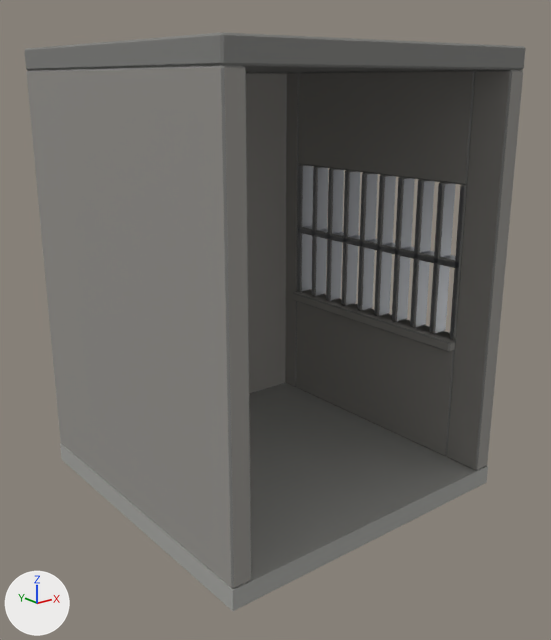
Renders of the FBX model unity/HorrorGame/Assets/Models/MapKit/ObservationPost_BarredWindow.fbx from each side of a commit.
Both versions are drawn from a 50 mm lens placed at (-2.24, -3.22, 2.93), pointed at (1.24, 1.13, 1.19). Arrows for +X, +Y and +Z are at lower left; the lights stay in place. The older version comes first. Vertices at exactly the same position are counted once.

The older version as bpy lines, for what is in view:
```python
mat_ceiling_structure = principled_material('Ceiling_Structure')
mat_ceiling_structure.base_color = (0.21, 0.21, 0.2)  # grey #7e7e7c
mat_ceiling_structure.roughness = 0.9
mat_wall_structure = principled_material('Wall_Structure')
mat_wall_structure.base_color = (0.29, 0.28, 0.26)  # grey #93908b
mat_wall_structure.roughness = 0.86
me_cube_001 = bpy.data.meshes.new('Cube.001')
me_cube_001.from_pydata(...)  # 450 vertices, 844 faces; spans x 0.0..2.5, y 0.0..2.5, z -0.15..3.15
# faces by material slot: [616, 84, 132, 12]
me_cube_001.materials.append(mat_ceiling_structure)  # grey #7e7e7c
me_cube_001.materials.append(mat_wall_structure)  # grey #93908b
me_cube_001.materials.append(mat_trim_steel)  # grey #9ea0a4
me_cube_001.materials.append(mat_floor_concrete)  # grey #a4a4a0
ob_observationpost_barredwindow = bpy.data.objects.new('ObservationPost_BarredWindow', me_cube_001)
ob_observationpost_barredwindow.location = (0.0, 0.0, 0.0)
```
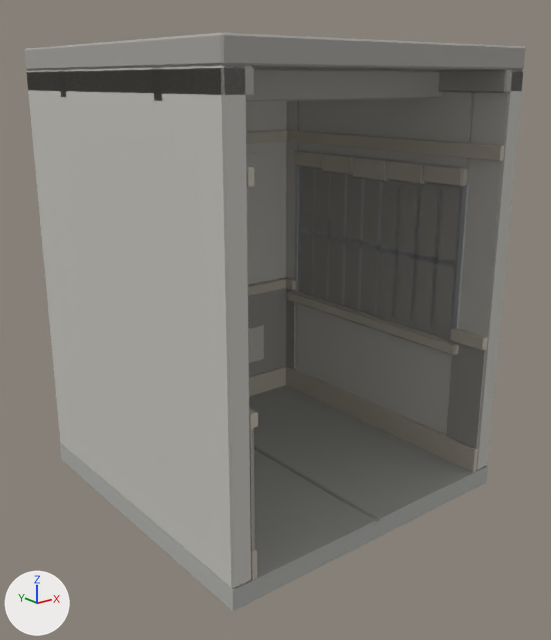
Patch to the scene script:
```diff
--- a/unity/HorrorGame/Assets/Models/MapKit/ObservationPost_BarredWindow.fbx.py
+++ b/unity/HorrorGame/Assets/Models/MapKit/ObservationPost_BarredWindow.fbx.py
@@ mat_ceiling_structure @@
 mat_ceiling_structure = principled_material('Ceiling_Structure')
-mat_ceiling_structure.base_color = (0.21, 0.21, 0.2)  # grey #7e7e7c
+mat_ceiling_structure.base_color = (0.38, 0.37, 0.35)  # grey #a6a4a0
 mat_ceiling_structure.roughness = 0.9
@@ mat_wall_structure @@
 mat_wall_structure = principled_material('Wall_Structure')
-mat_wall_structure.base_color = (0.29, 0.28, 0.26)  # grey #93908b
+mat_wall_structure.base_color = (0.55, 0.54, 0.5)  # light grey #c4c2bc
 mat_wall_structure.roughness = 0.86
@@ me_cube_001 @@
-me_cube_001.from_pydata(...)  # 450 vertices, 844 faces; spans x 0.0..2.5, y 0.0..2.5, z -0.15..3.15
+me_cube_001.from_pydata(...)  # 1249 vertices, 2292 faces; spans x 0.0..2.5, y 0.0..2.5, z -0.15..3.15
+# me_cube_001 part 1: the loose piece of 24 vertices spanning x 2.35..2.5, y 0.3..2.2, z 1.57..1.63 is scaled about its middle by (1.56, 1.06, 1.64), then moved by (-0.04, 0.0, -0.65)
+# me_cube_001 part 2: the loose piece of 24 vertices spanning x 2.35..2.5, y 0.3..2.2, z 2.2..3.0 is copied, and the copy is scaled about its middle by (1.37, 0.193, 0.203), then moved by (-0.02, 0.0, -0.36); it spans x 2.3..2.5, y 1.06..1.44, z 2.16..2.33
+# me_cube_001 part 3: the loose piece of 24 vertices spanning x 2.35..2.5, y 0.3..2.2, z 2.2..3.0 is copied, and the copy is scaled about its middle by (0.274, 1.32, 0.121), then moved by (-2.25, 0.0, -0.15), in mat_trim_painted (grey #bcb5a8); it spans x 0.15..0.19, y 0.0..2.5, z 2.4..2.5
+# me_cube_001 part 4: the loose piece of 24 vertices spanning x 2.35..2.5, y 0.3..2.2, z 2.2..3.0 is copied, and the copy is scaled about its middle by (0.274, 1.32, 0.121), then moved by (-0.1, 0.0, -0.15), in mat_trim_painted (grey #bcb5a8); it spans x 2.31..2.35, y 0.0..2.5, z 2.4..2.5
+# me_cube_001 part 5: the loose piece of 24 vertices spanning x 2.35..2.5, y 1.73..1.79, z 1.0..2.2 is copied, and the copy is moved by (0.0, 0.41, 0.0); it spans x 2.35..2.5, y 2.14..2.2, z 1.0..2.2
+# me_cube_001 part 6: a new loose piece, a box spanning x 0.28..2.22, y 2.334..2.35, z 1.21..2.31, in mat_wall_structure (light grey #c4c2bc)
+# me_cube_001 part 7: a new loose piece, a box spanning x 1.037..2.037, y 2.316..2.328, z 0.347..0.688, in mat_wall_structure (light grey #c4c2bc)
+# me_cube_001 part 8: a new loose piece, a box spanning x 2.35..2.385, y 0.3..2.2, z 1.0..2.2, in mat_wall_dado (grey #9b9995)
+# me_cube_001 part 9: a new loose piece, a box spanning x 2.338..2.5, y 0.28..0.32, z 1.0..2.2, in mat_trim_steel (grey #acadb1)
+# me_cube_001 part 10: a new loose piece, a box spanning x 2.338..2.5, y 2.18..2.22, z 1.0..2.2, in mat_trim_steel (grey #acadb1)
+# me_cube_001 part 11: 40 vertices removed from x 2.29..2.5, y 0.3..2.2, z 0.92..2.2; 599 vertices added at x 0.0..2.5, y 0.0..2.5, z -0.15..3.0
+# other edits to the shape of me_cube_001 do not show in these pictures
 me_cube_001.materials.append(mat_ceiling_structure)
@@ me_cube_001 @@
 me_cube_001.materials.append(mat_floor_concrete)
+me_cube_001.materials.append(mat_trim_painted)  # grey #bcb5a8
+me_cube_001.materials.append(mat_wall_dado)  # grey #9b9995
```

Pixel boxes (x1, y1, x2, y2) of what changed, in the pictures (551 x 640 px; the box of a moved part takes in the faces that stretch with it):
'ObservationPost_BarredWindow', recoloured, reshaped (lighter): (24, 33, 526, 611) in both
part 1 of me_cube_001, moved or reshaped: before (298, 226, 461, 268); after (287, 291, 459, 356)
part 2 of me_cube_001, added: after (353, 156, 389, 182)
part 3 of me_cube_001, added: after (247, 166, 254, 187)
part 4 of me_cube_001, added: after (287, 130, 504, 161)
part 5 of me_cube_001, added (mostly hidden): after (298, 166, 302, 292)
part 6 of me_cube_001, added: after (247, 152, 277, 275)
part 7 of me_cube_001, added: after (249, 325, 264, 363)
part 8 of me_cube_001, added: after (298, 166, 463, 340)
part 9 of me_cube_001, added: after (453, 185, 468, 329)
part 10 of me_cube_001, added: after (294, 166, 299, 292)
part 11 of me_cube_001, reshaped: before (293, 164, 456, 352); after (26, 65, 523, 611)
